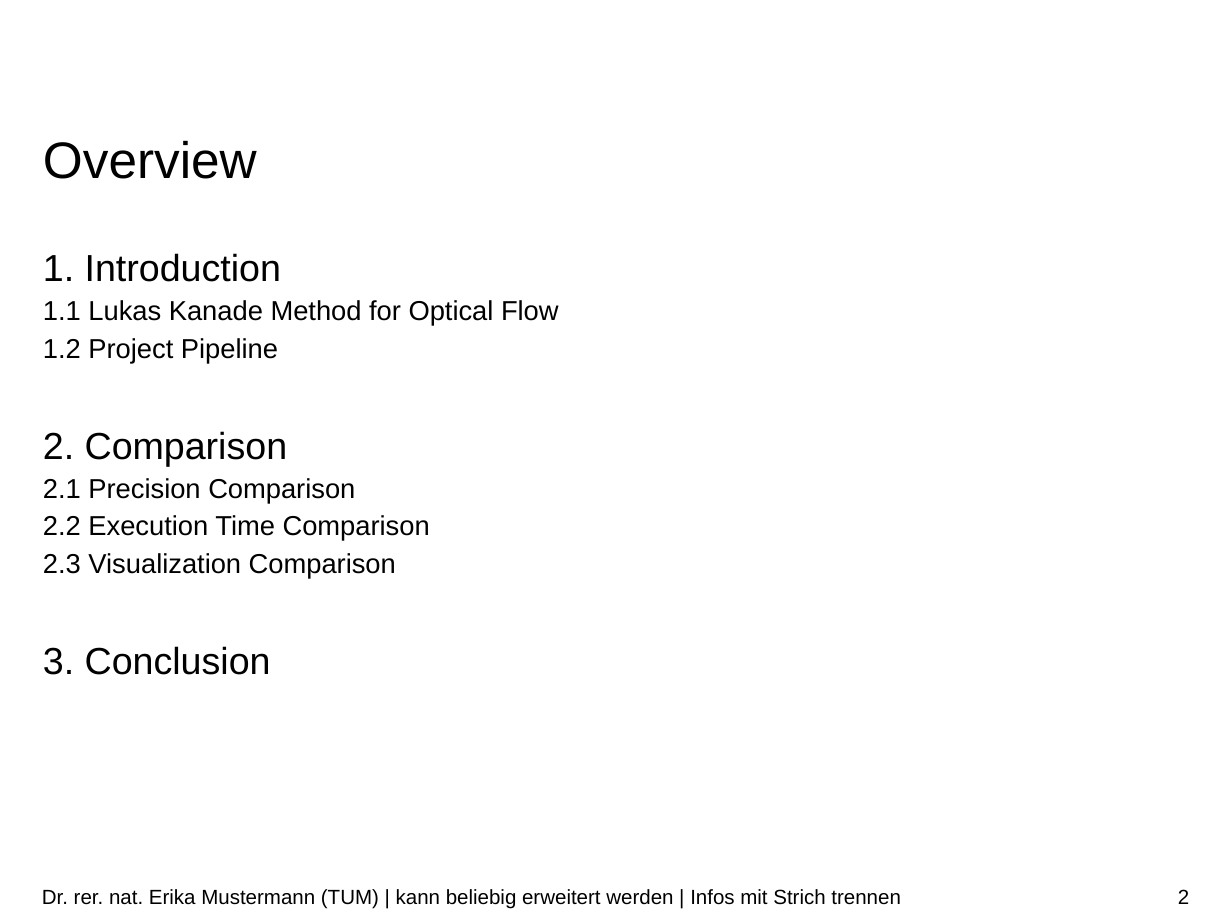
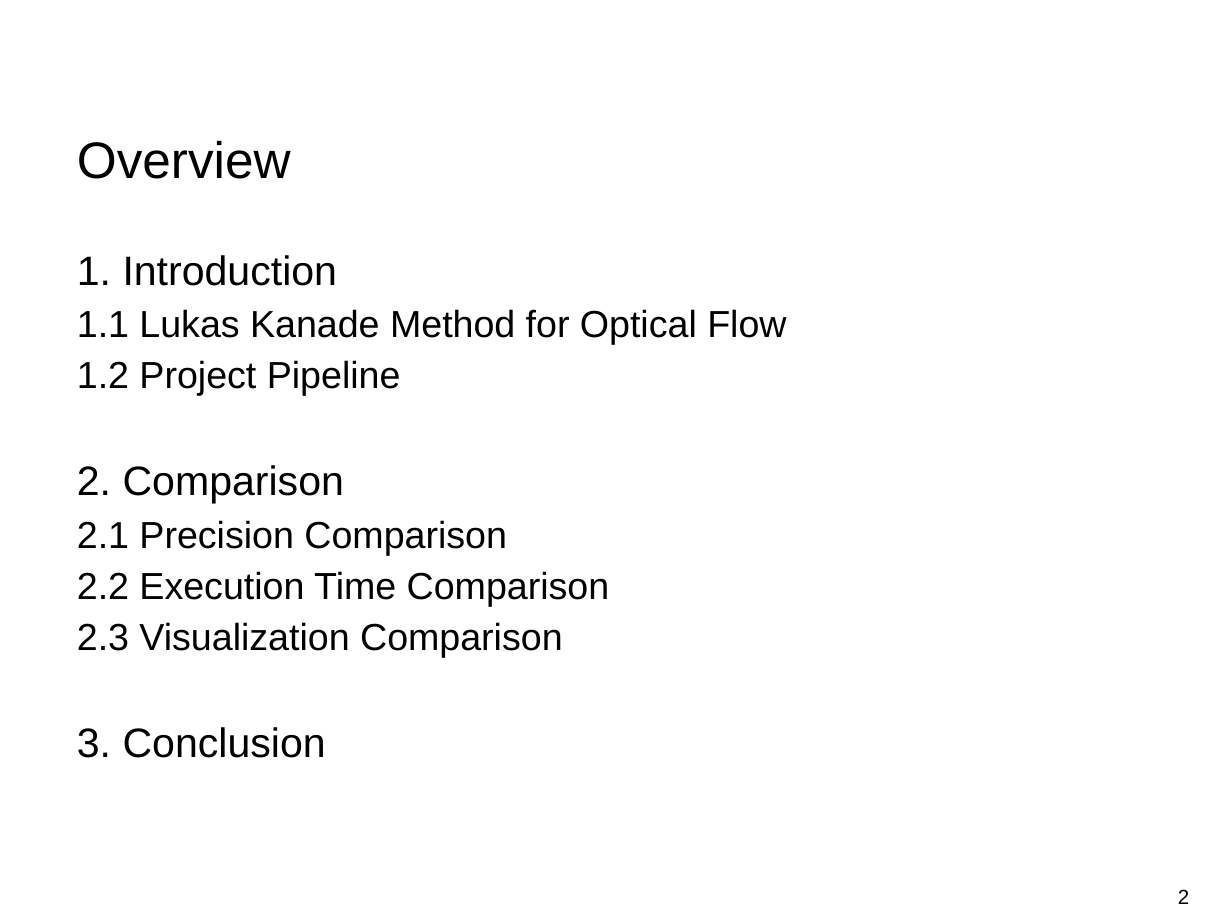
Before and after one commit to Tom-Huang/visual_navigation, a slide deck: slide 2 of Indirect Visual Odometry with Optical Flow.pptx. Drawn at 1232x924 pixels with LibreOffice and Linux fonts; fonts in the diff are those of the drawing; background and template pictures are left out. Boxes give left, top, right and bottom in pixels: in the first picture for what was removed or moved away, otherwise in the second. Text is boxed around its words. In the diff, an @@ line names an element or a change of style, - is before the commit and + after.

```diff
--- a/Indirect Visual Odometry with Optical Flow.pptx
+++ b/Indirect Visual Odometry with Optical Flow.pptx
@@ text "Overview": place and size @@
-text "Overview" at [43, 140, 257, 179]
+text "Overview" at [77, 140, 291, 179]
@@ text "1. Introduction": place and size @@
-text "1. Introduction" at [43, 253, 559, 675]
+text "1. Introduction" at [77, 255, 786, 758]
@@ text "1. Introduction" at [77, 255, 786, 758]: size 22 to 24 pt in "1. Introduction", "2. Comparison", "3. Conclusion"; size 16 to 22 pt in "1.1 Lukas Kanade Method for Optical Flow", "1.2 Project Pipeline", "2.1 Precision Comparison", "2.2 Execution Time Comparison" and 1 more places @@
@@ text removed at [42, 889, 900, 909] @@
-Dr. rer. nat. Erika Mustermann (TUM) | kann beliebig erweitert werden | Infos mit Strich trennen
```
Also in this commit, not shown: 19 other slides changed, 2 slides added, 1 slide removed, 2 other files.
